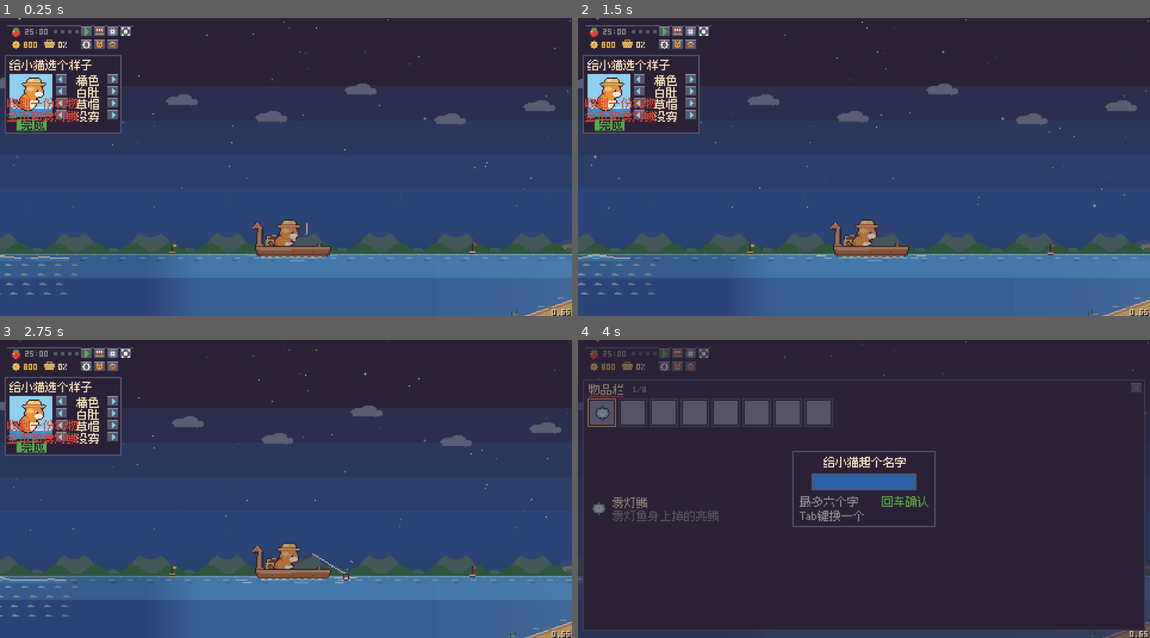
Above: before the commit, frames 1-4 (two rows, left to right).
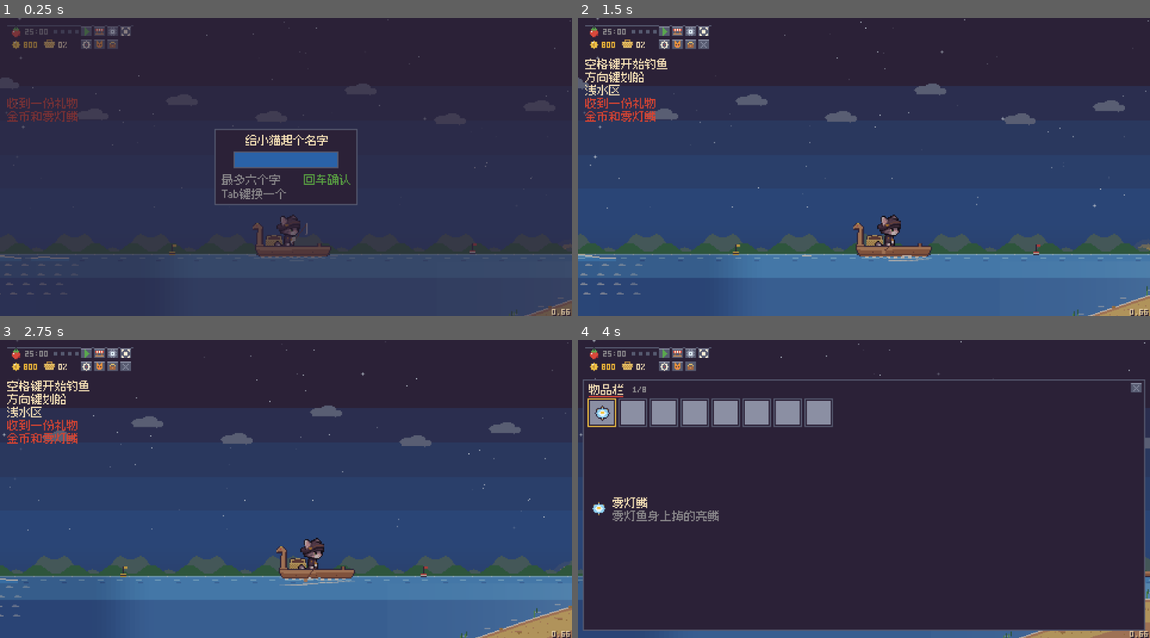
Above: after the commit, the same moments.

Repository: jiahecairen/pixel-cat-fishing
Game: Godot game, scene res://presentation/main.tscn
Same seed, same stepped clock (60 frames per second), same inputs: the game is played once before the commit and once after it.
Inputs (mouse positions are in pixels of both pictures, inside the frame that each line leads up to):
- Up to frame 1 (0.25 s): no input
- Up to frame 2 (1.5 s): tap Enter at 0.5 s; move the mouse to (989, 152) at 0.52 s; hold Right 0.53-1.25 s; tap U at 0.6 s; click (989, 152) at 0.67 s; tap Space at 0.77 s; drag from (749, 181) to (835, 226) at 1.27 s
- Up to frame 3 (2.75 s): move the mouse to (343, 423) at 2.02 s; hold Right from 2.03 s (still down); tap Enter at 2.1 s
- Up to frame 4 (4 s): release Right at 2.75 s; drag from (835, 548) to (692, 444) at 2.77 s; move the mouse to (1035, 533) at 3.52 s; hold Left from 3.53 s (still down); tap Tab at 3.6 s; tap Space at 3.77 s

The runs differ from the first frame. In frame 1, 60% of the frame differs, in the area x 0-100%, y 0-100%; in frame 2, 7.2%; in frame 3, 11%; in frame 4, 10%.

Commit message:
v0.66: 主角换成用户提供的新形象，取消捏猫
Co-Authored-By: Claude Opus 5.5 <noreply@anthropic.com>
Claude-Session: https://claude.ai/code/session_01MGVgxpnz2EqSwpVSKzj7dd

Diff:
--- a/presentation/main.gd
+++ b/presentation/main.gd
@@ -220,7 +220,7 @@
 	book = Book.new(self)
 	admin = Admin.new(self)
 	world = World.new(self)
-	wardrobe.open = not state.cat.get("created", false)   # 第一次启动先捏猫
+	state.cat["created"] = true      # v0.66 起主角形象固定（D152），不再捏猫，直接进入起名
 	_apply_debug_env()
 
 	for n in SPRITES:
@@ -229,6 +229,7 @@
 		tex[f["sprite"]] = load("res://assets/sprites/%s.png" % f["sprite"])
 	for n in CAT_LAYERS:
 		tex["cat/" + n] = load("res://assets/cat/%s.png" % n)
+	tex["cat/hero"] = load("res://assets/cat/hero.png")
 	for h in cat_cfg["hats"] + cat_cfg["outfits"]:
 		if h.get("sprite", "") != "":
 			tex["cat/" + h["sprite"]] = load("res://assets/cat/%s.png" % h["sprite"])
@@ -741,6 +742,7 @@
 
 
 func _toggle_dev_mode() -> void:
+	return                     # 主角形象固定后不再有捏猫面板（D152）
 	if wardrobe.open:
 		wardrobe.close()
 	else:
@@ -2048,35 +2050,16 @@
 ## 按存档里的形象分层画猫：毛色三层 + 花纹两层（白色蒙版乘上颜色）+ 固定层 + 帽子。
 var cat_tint: Color = Color.WHITE     # 对话框里没说话的人要灰蒙蒙的：给猫的每一层乘上这个颜色
 
+const HERO_FRAMES := 8       # assets/cat/hero.png：8 帧走路，第 0 帧兼作站立
+const HERO_WALK_MS := 110
+
+## 画主角。frame 沿用旧编号：4/5 = 走路（自动播 8 帧循环），其余（坐、打盹、正面钓鱼）
+## 暂时都用站立帧，等用户提供对应动作的素材。站立帧的爪子正好在 (21,22)，鱼竿的握点不用改。
 func draw_cat(pos: Vector2, frame: int, flip := false) -> void:
-	var look: Dictionary = game.state.cat
-	var furs: Array = cat_cfg["furs"]
-	var pats: Array = cat_cfg["patterns"]
-	var hats: Array = cat_cfg["hats"]
-	var fur: Dictionary = furs[posmod(int(look.get("fur", 0)), furs.size())]
-	var pat: Dictionary = pats[posmod(int(look.get("pattern", 0)), pats.size())]
-	var hat: Dictionary = hats[posmod(int(look.get("hat", 0)), hats.size())]
-	var outfits: Array = cat_cfg["outfits"]
-	var outfit: Dictionary = outfits[posmod(int(look.get("outfit", 0)), outfits.size())]
-	var base: Color = Pal.BY_KEY.get(fur["base"], Pal.L_F)
-	var shade: Color = Pal.BY_KEY.get(fur["shade"], Pal.U_F)
-	var light: Color = Pal.BY_KEY.get(fur["light"], Pal.L_L)
-	base *= cat_tint
-	shade *= cat_tint
-	light *= cat_tint
-	_tex_frame("cat/fur_base", pos, frame, CAT_FRAMES, base, flip)
-	_tex_frame("cat/fur_shade", pos, frame, CAT_FRAMES, shade, flip)
-	_tex_frame("cat/fur_light", pos, frame, CAT_FRAMES, light, flip)
-	_tex_frame("cat/pat_white", pos, frame, CAT_FRAMES, (Pal.L_W * cat_tint) if pat.get("white", false) else light, flip)
-	_tex_frame("cat/pat_stripe", pos, frame, CAT_FRAMES, shade if pat.get("stripes", false) else base, flip)
-	_tex_frame("cat/fixed", pos, frame, CAT_FRAMES, cat_tint, flip)
-	if outfit.get("sprite", "") != "" and not (game.is_raining() and interior == "" and not wardrobe.open):
-		_tex_frame("cat/" + outfit["sprite"], pos, frame, CAT_FRAMES, cat_tint, flip)
-	if game.is_raining() and interior == "" and not wardrobe.open:
-		# 下雨天在室外：穿蓑衣、戴蓑衣帽（盖掉平时的帽子），进屋就脱掉
-		_tex_frame("cat/rain_gear", pos, frame, CAT_FRAMES, cat_tint, flip)
-	elif hat.get("sprite", "") != "":
-		_tex_frame("cat/" + hat["sprite"], pos, frame, CAT_FRAMES, cat_tint, flip)
+	var hf := 0
+	if frame == 4 or frame == 5:
+		hf = (Time.get_ticks_msec() / HERO_WALK_MS) % HERO_FRAMES
+	_tex_frame("cat/hero", pos + Vector2(1 if flip else 3, -1), hf, HERO_FRAMES, cat_tint, flip)
 
 
 # ---- 给 world / menu / wardrobe 用的公开绘制接口 ----
--- a/presentation/world.gd
+++ b/presentation/world.gd
@@ -45,7 +45,7 @@
 
 # 相对小猫贴图左上角的偏移
 const BRIDGE_H := 9.0                 # 拱桥中间比地面高几像素
-const FRONT_HAND := {6: Vector2(25, 11), 7: Vector2(21, 25), 8: Vector2(22, 19)}   # 正面小猫（桥顶）手握竿的位置，按帧
+const FRONT_HAND := {6: Vector2(21, 22), 7: Vector2(21, 22), 8: Vector2(21, 22)}   # 正面小猫（桥顶）手握竿的位置，按帧
 const FRONT_TIP_IDLE := Vector2(31, 0)
 const FRONT_TIP_WAIT := Vector2(37, 8)
 const FRONT_TIP_REEL := Vector2(33, -10)
@@ -1408,7 +1408,7 @@
 			if act == Journey.Activity.ISLAND and not on_break and not roam_moving and m.game.at_lake_spot() and m.game.line_out():
 				_draw_lake_fishing(t, now)
 				return
-			m.draw_cat(cat_pos, (4 + (t / 180) % 2) if roam_moving else 4, roam_flip)
+			m.draw_cat(cat_pos, (4 + (t / 180) % 2) if roam_moving else 0, roam_flip)
 			if not m.game.state.basket.is_empty():
 				m.draw_texture(m.tex["basket"], cat_pos + Vector2(18 if roam_flip else 3, 16 + ((t / 180) % 2 if roam_moving else 0)))
 		Journey.Activity.VENDING, Journey.Activity.SOLD_OUT:
@@ -1722,7 +1722,7 @@
 const ROOM_DOOR_X := 14          # 门的中心
 const ROOMS := {
 	"tackle": {"keeper": 1, "wall": "h", "spots": [[150, "shop"], [118, "quest"]]},
-	"tailor": {"keeper": 0, "wall": "w", "spots": [[128, "hats"], [172, "quest"]]},
+	"tailor": {"keeper": 0, "wall": "w", "spots": [[172, "quest"]]},       # 主角形象固定后不卖衣帽（D152）
 	"shipyard": {"keeper": 2, "wall": "w", "spots": [[150, "boats"]]},
 	"workshop": {"keeper": 1, "wall": "w", "spots": [[150, "talk"]]},
 	"home": {"keeper": -1, "wall": "w", "spots": [[46, "storage"], [84, "dex"], [106, "piggy"], [128, "stats"], [172, "bed"]]},
@@ -1837,7 +1837,7 @@
 		var flip := room_flip
 		if not room_moving and keeper_pos != Vector2.INF and room_spot(kind) == "quest":
 			flip = keeper_pos.x + 8.0 < ox + room_x + 16.0      # 站在任务点：小猫面对店主
-		m.draw_cat(pos, (4 + (t / 180) % 2) if room_moving else 4, flip)
+		m.draw_cat(pos, (4 + (t / 180) % 2) if room_moving else 0, flip)
 	# 店主进门时打招呼
 	if keeper_pos != Vector2.INF and t - room_t0 < 3000:
 		var w: float = m.label_width("欢迎光临") + 6
--- a/project.godot
+++ b/project.godot
@@ -12,7 +12,7 @@
 
 config/name="CatFishing"
 config/description="桌面小猫钓鱼 × 番茄钟"
-config/version="0.65"
+config/version="0.66"
 run/main_scene="res://presentation/main.tscn"
 config/features=PackedStringArray("4.7", "GL Compatibility")
 run/max_fps=30
Binary file added: assets/cat/hero.png
Not shown, added: assets/cat/hero.png.import
Not shown, changed: export_presets.cfg
Binary file added: tools/art/source/hero_walk.png
Not shown, added: tools/art/source/hero_walk.png.import
Not shown, changed: docs/ACCEPTANCE_TESTS.md
Not shown, changed: docs/DECISION_REGISTER.md
Not shown, changed: docs/DEV_LOG.md
